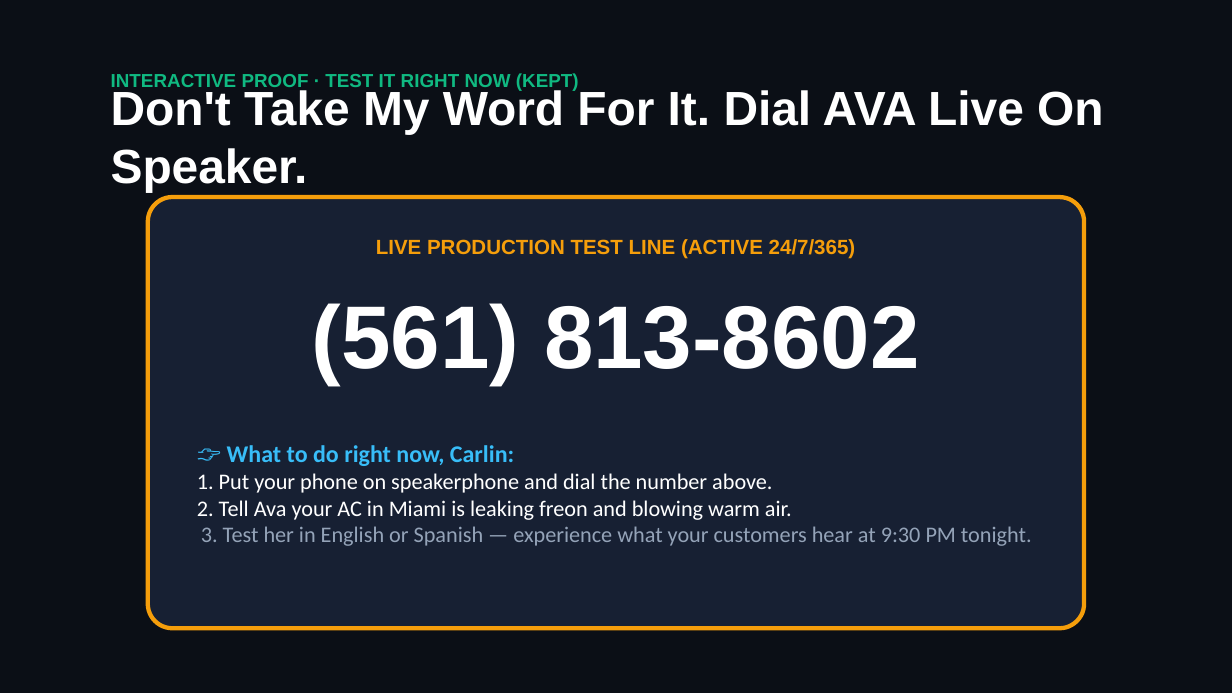
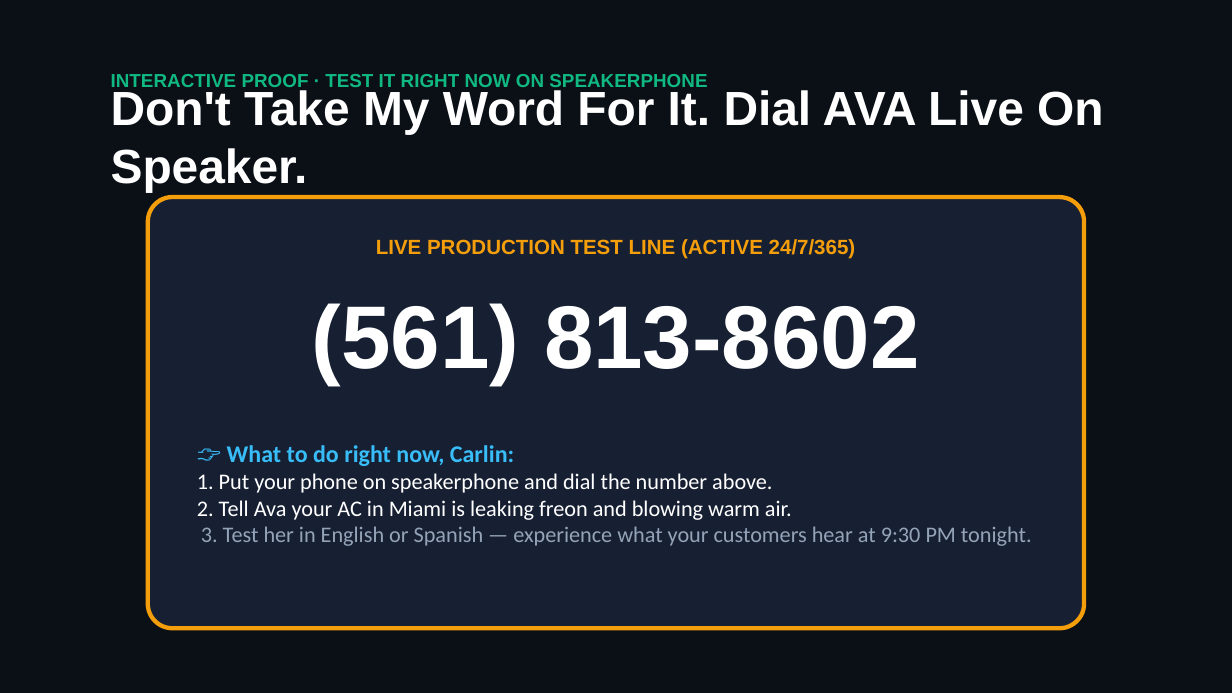
Before and after one commit to hluke2057-hub/Vantorxsolutions, a slide deck: slide 5 of website/demo/PRO-TECH_AIR_SERVICES_PROPOSAL.pptx. Drawn at 1232x693 pixels with LibreOffice and Linux fonts; fonts in the diff are those of the drawing. Boxes give left, top, right and bottom in pixels: in the first picture for what was removed or moved away, otherwise in the second. Text is boxed around its words. In the diff, an @@ line names an element or a change of style, - is before the commit and + after.

```diff
--- a/website/demo/PRO-TECH_AIR_SERVICES_PROPOSAL.pptx
+++ b/website/demo/PRO-TECH_AIR_SERVICES_PROPOSAL.pptx
@@ text at [111,74,707,92]: text changed @@
-INTERACTIVE PROOF · TEST IT RIGHT NOW (KEPT)
+INTERACTIVE PROOF · TEST IT RIGHT NOW ON SPEAKERPHONE
```
Also in this commit, not shown: 5 other slides changed, 3 slides added, 11 other files.
